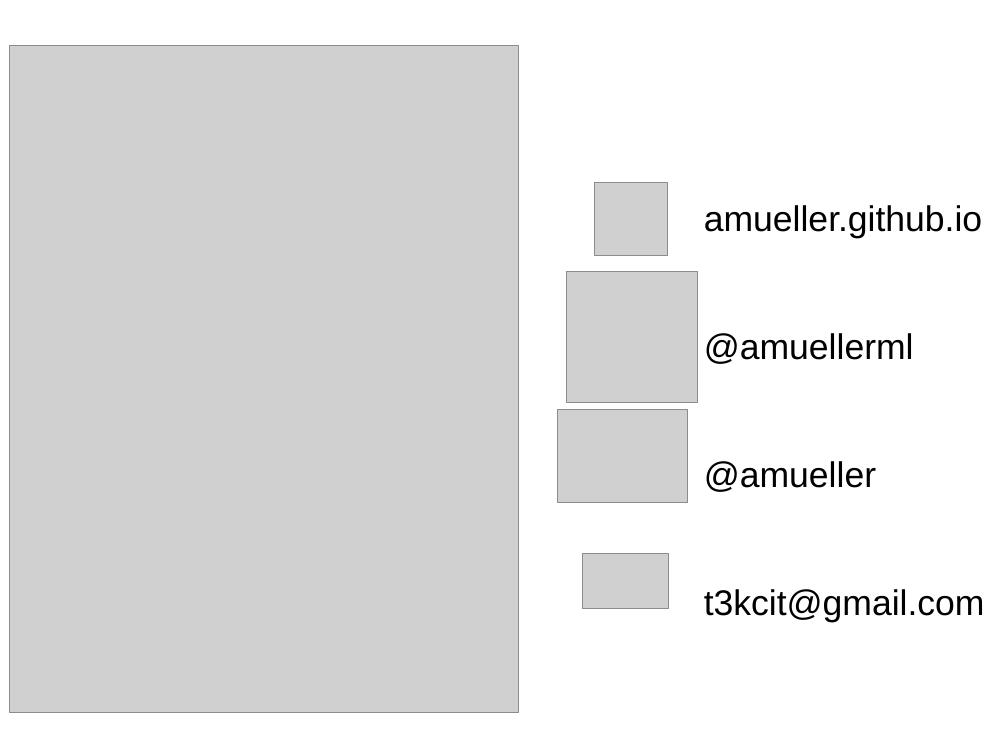
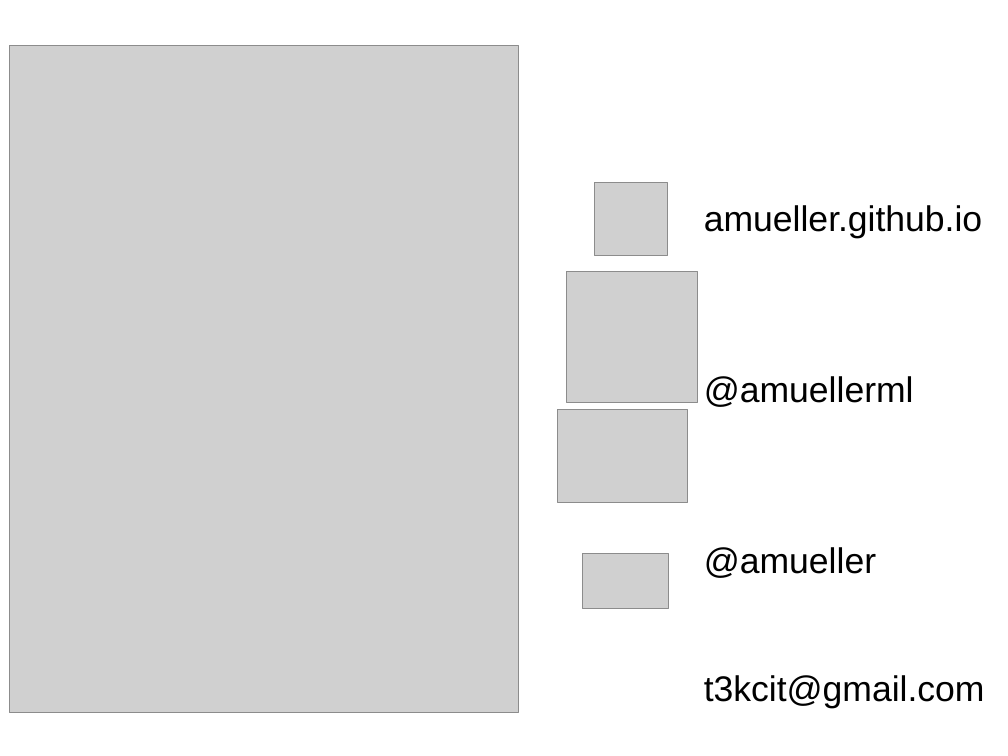
Before and after one commit to amueller/talks_odt, a slide deck: slide 28 of 2018/machine-learning-with-scikit-learn-NYC-R.odp. Drawn at 1008x756 pixels with LibreOffice and Linux fonts; fonts in the diff are those of the drawing; grey boxes stand for pictures. Boxes give left, top, right and bottom in pixels: in the first picture for what was removed or moved away, otherwise in the second. Text is boxed around its words. In the diff, an @@ line names an element or a change of style, - is before the commit and + after.

Commit message:
fix final slide alignment

```diff
--- a/2018/machine-learning-with-scikit-learn-NYC-R.odp
+++ b/2018/machine-learning-with-scikit-learn-NYC-R.odp
@@ text "amueller.github.io" rewrapped from bbox=[704, 205, 985, 623] to bbox=[704, 205, 985, 708] @@
```
Also in this commit, not shown: 2 other slides changed.
